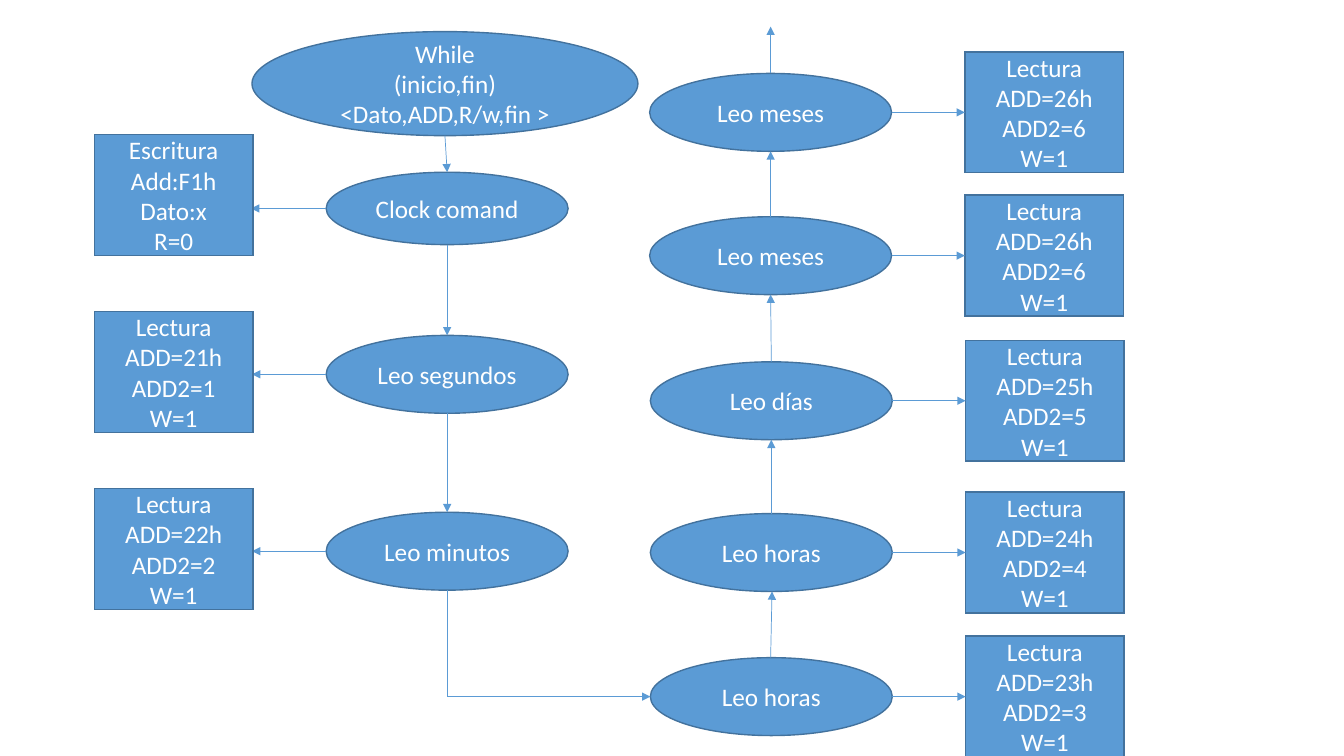
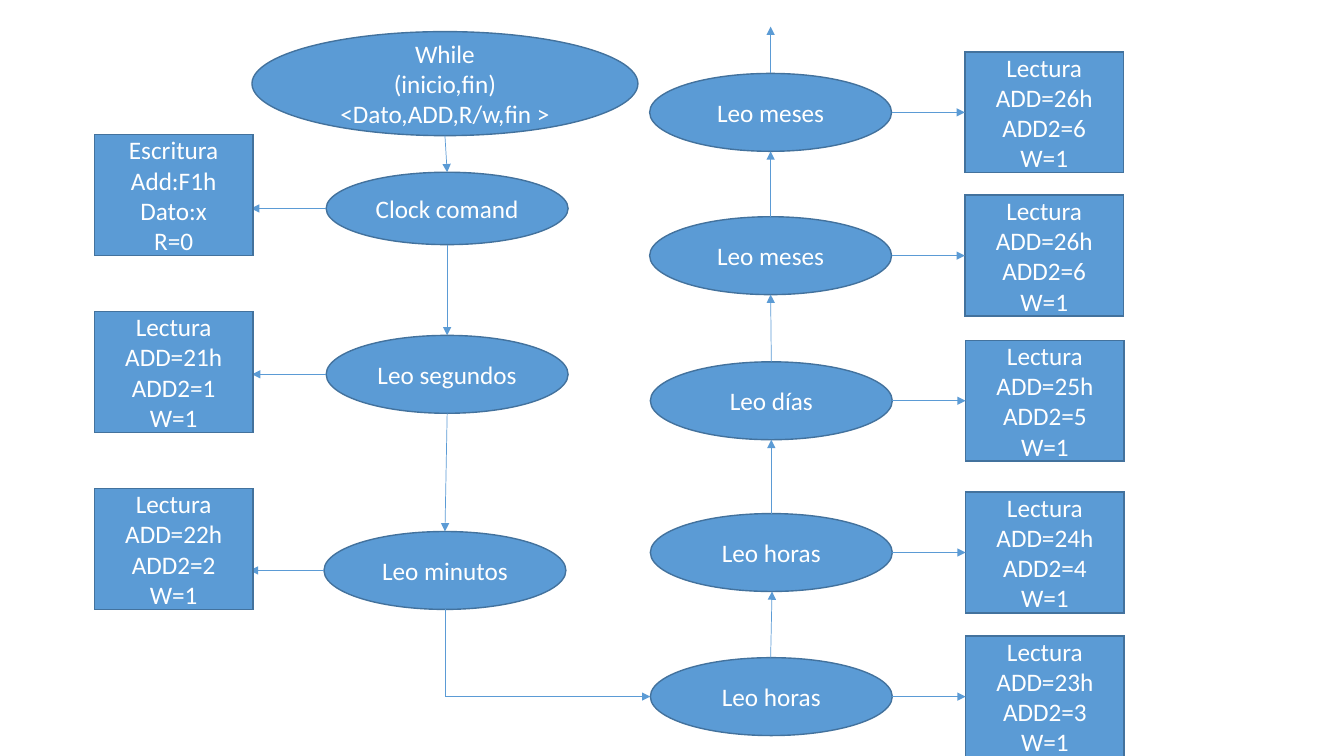
Before and after one commit to lleon95/proy_2_grupo_7_II_2016, a slide deck: slide 3 of Designs/Presentación1.pptx. Drawn at 1344x756 pixels with LibreOffice and Linux fonts; fonts in the diff are those of the drawing. Boxes give left, top, right and bottom in pixels: in the first picture for what was removed or moved away, otherwise in the second. Text is boxed around its words. In the diff, an @@ line names an element or a change of style, - is before the commit and + after.

```diff
--- a/Designs/Presentación1.pptx
+++ b/Designs/Presentación1.pptx
@@ arrow moved from (448, 413) - (448, 512) to (448, 413) - (445, 531) @@
@@ ellipse "Leo minutos": place and size @@
-ellipse "Leo minutos" at box(327, 512, 569, 590)
+ellipse "Leo minutos" at box(324, 531, 566, 609)
@@ arrow moved from (327, 552) - (252, 552) to (324, 571) - (250, 571) @@
@@ elbow arrow moved from (448, 590) - (650, 697) to (445, 610) - (650, 697) @@
```
Also in this commit, not shown: 5 other files.
